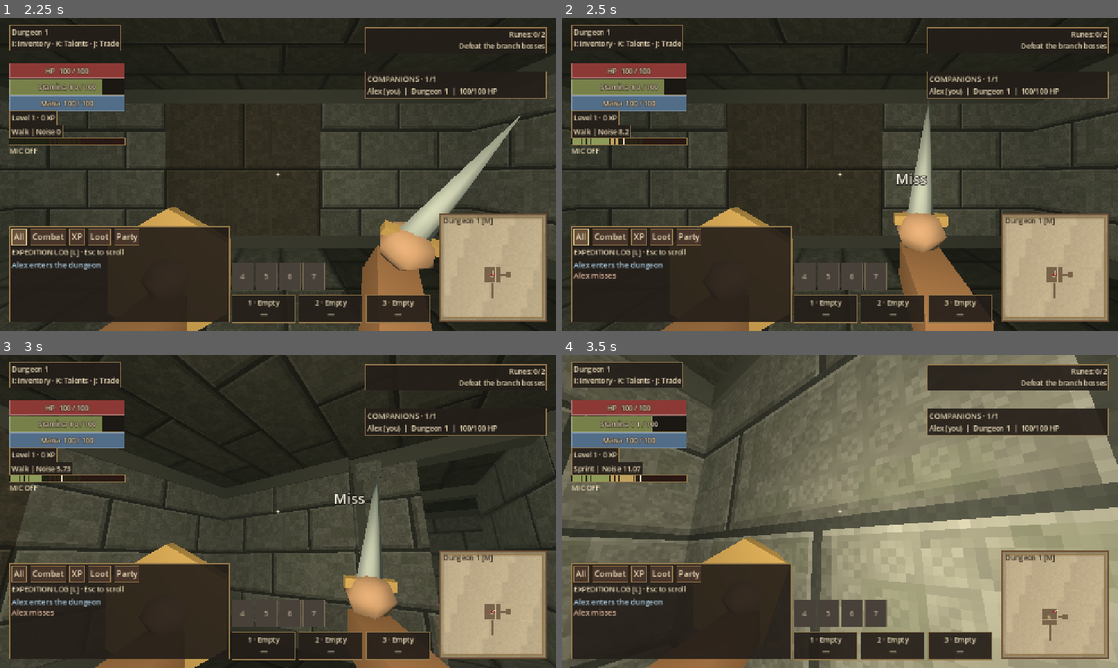
Above: before the commit, frames 1-4 (two rows, left to right).
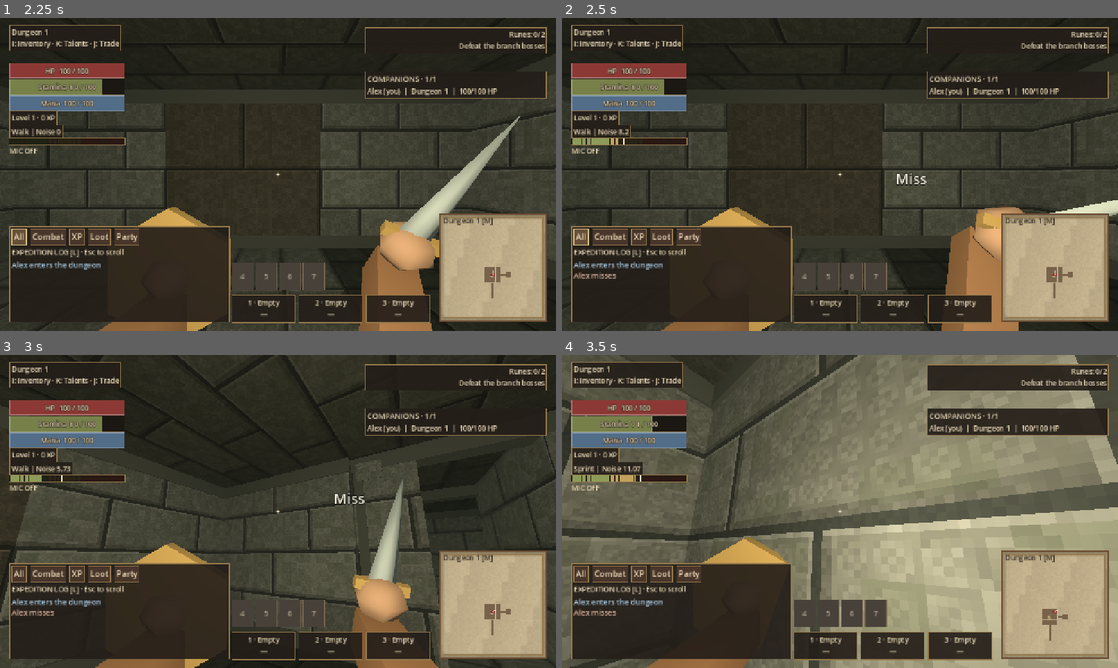
Above: after the commit, the same moments.

Repository: tdonnenfeld/LABIJ
Game: Godot game, scene res://game/main.tscn
Same seed, same stepped clock (60 frames per second), same inputs: the game is played once before the commit and once after it. Sound files missing from this copy of the repository are replaced by a short silence.
Inputs (mouse positions are in pixels of both pictures, inside the frame that each line leads up to):
- Up to frame 1 (2.25 s): click (200, 83) at 0.52 s; type "Alex" at 0.6 s; click "Solo" at 1.25 s; click "All" at 2 s
- Up to frame 2 (2.5 s): no input
- Up to frame 3 (3 s): tap Enter at 2.75 s; move the mouse to (305, 511) at 2.77 s; hold W from 2.78 s (still down); hold Shift from 2.78 s (still down); click (305, 511) at 2.92 s
- Up to frame 4 (3.5 s): keep holding W; keep holding Shift

Frame 1 is identical in both runs. In frame 2, 6.0% of the frame differs, in the area x 59-100%, y 28-100%; in frame 3, 2.4%; in frame 4, nothing differs.

Commit message:
Place visual strike at end of existing windup rather than after damage

Diff:
--- a/game/visuals/motion_curves.gd
+++ b/game/visuals/motion_curves.gd
@@ -11,10 +11,10 @@
 	return t * t * (3.0 - 2.0 * t)
 
 static func strike(t: float) -> float:
-	return smooth(t / 0.22)
+	return smooth((t - 0.72) / 0.28)
 
 static func settle(t: float) -> float:
-	return smooth((t - 0.22) / 0.78)
+	return smooth(t)
 
 static func swing(id: String) -> Array:
 	if "axe" in id:
@@ -26,3 +26,6 @@
 	if "staff" in id:
 		return [Vector3(0.12, 0.18, 0.08), Vector3(0.8, -0.4, -0.5), Vector3(-0.20, 0.04, -0.24), Vector3(-0.65, 0.6, 0.65)]
 	return [Vector3(0.16, 0.15, 0.08), Vector3(0.85, -0.65, -0.52), Vector3(-0.29, 0.08, -0.22), Vector3(-0.82, 0.75, 0.85)]
+
+static func windup_pose(t: float) -> float:
+	return smooth(t / 0.72)
